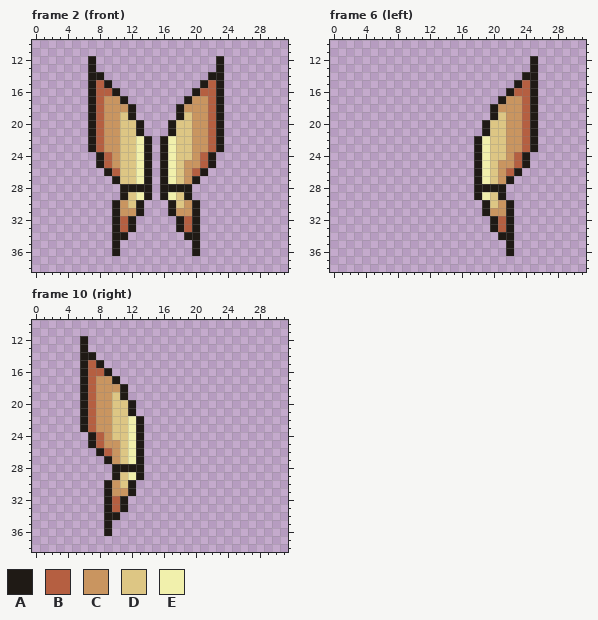
Pixel-art file -- Actor/PCC/female/pcc_mantle_fairy1.ase. The picture above was drawn from the file before the commit.
32x48 pixels, 16 frames. Shown: frame 2 (front): x 0..31, y 10..38; frame 6 (left): x 0..31, y 10..38; frame 10 (right): x 0..31, y 10..38. The commit also changed other frames, which this record leaves out.
Palette (. is transparent): A #1f1a15  B #b55f41  C #c99560  D #ddc684  E #f1f0ac
Now the later version:
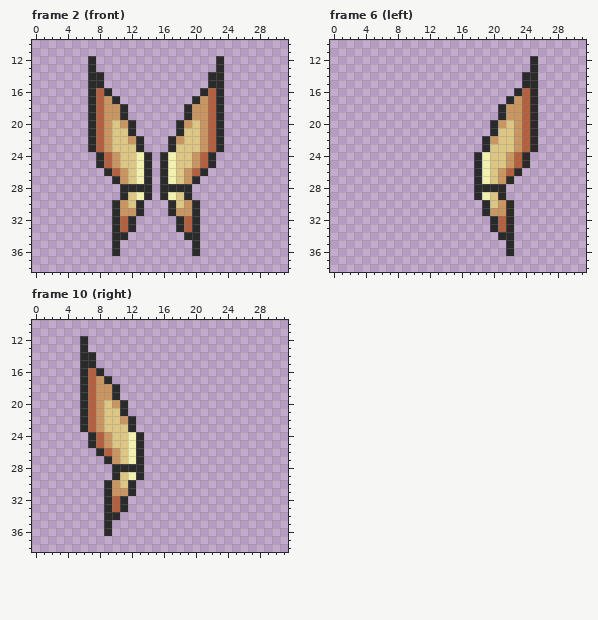
Edits made:
colour A: #1f1a15 -> #2a2a2a
Changed rows in their new state; - is a pixel that keeps its letter.
Frame 2 (front), layer "_base/wing":
first column x 8:
15 A.-----------.A
16 -A.---------.A-
17 --A.-------.A--
18 ---A.-----.A---
19 ---A.-----.A---
20 --DCA.---.ACD--
21 --D-A.---.A-D--
22 --D-CA.-.AC-D--
23 --D--A.-.A--D--
25 -----------D---
26 ---C-----------
27 ---C-----------
Frame 6 (left), layer "_base/_back/wing":
first column x 18:
15 -----.A
16 ----.A-
17 ---.A--
18 --.A---
19 --.A---
20 -.ACD--
21 -.A-D--
22 .AC-D--
23 .A--D--
25 ---D---
Frame 10 (right), layer "_base/_back/wing":
first column x 7:
15 A.-----
16 -A.----
17 --A.---
18 ---A.--
19 ---A.--
20 --DCA.-
21 --D-A.-
22 --D-CA.
23 --D--A.
25 ---D---
Pixel boxes of the changes (left, top, right, bottom) in both pictures:
changed: (88, 56, 224, 256)
changed: (474, 56, 538, 256)
changed: (80, 336, 144, 536)
